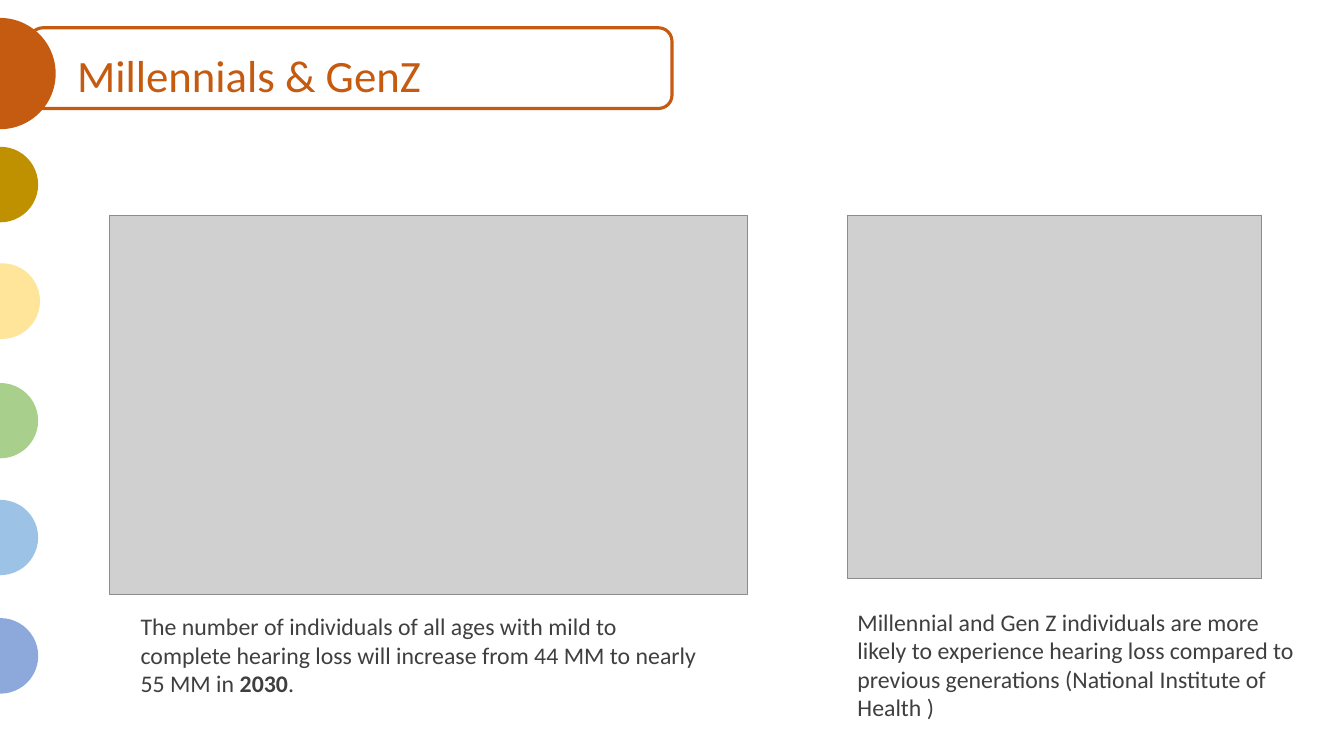
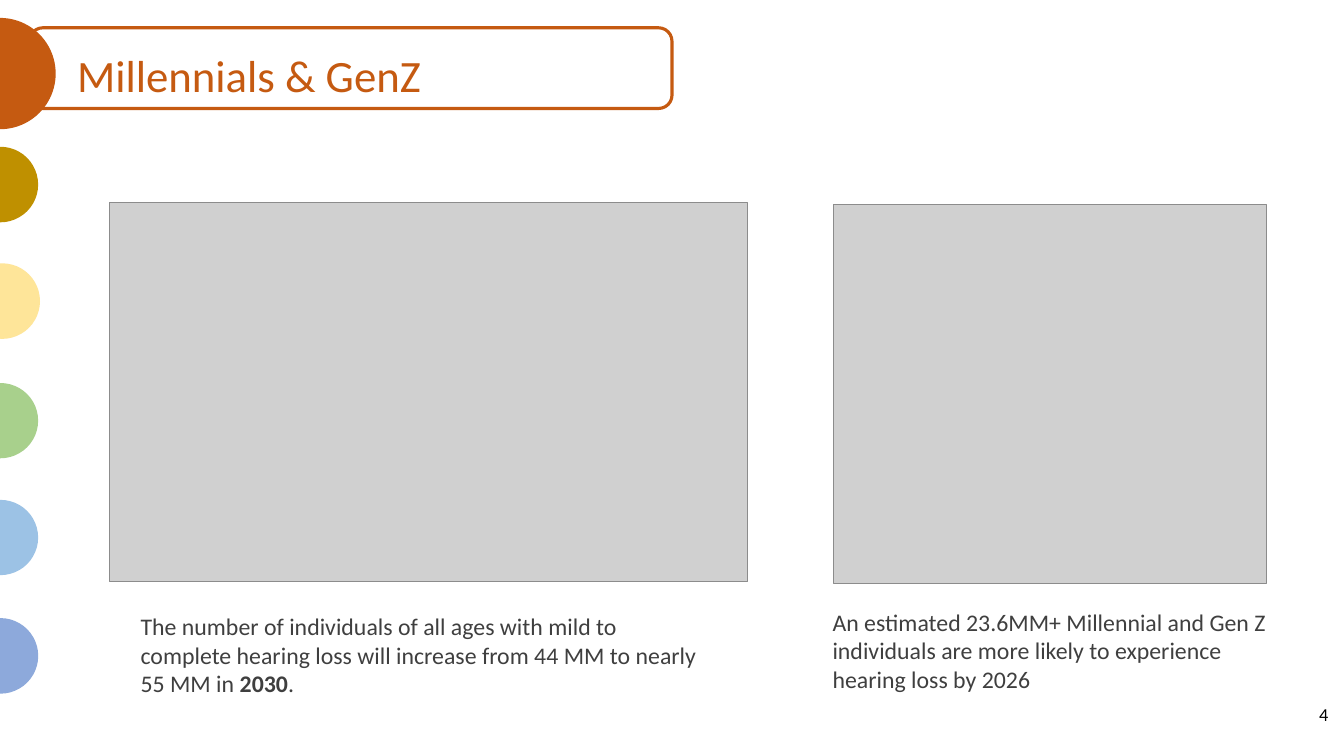
Before and after one commit to JaxWil24/Hearing_Aid_Accessibility, a slide deck: slide 4 of Presentation/FP_Powerpoint.pptx (slide 5 before the commit). Drawn at 1344x756 pixels with LibreOffice and Linux fonts; fonts in the diff are those of the drawing; grey boxes stand for pictures. Boxes give left, top, right and bottom in pixels: in the first picture for what was removed or moved away, otherwise in the second. Text is boxed around its words. In the diff, an @@ line names an element or a change of style, - is before the commit and + after.

```diff
--- a/Presentation/FP_Powerpoint.pptx
+++ b/Presentation/FP_Powerpoint.pptx
@@ picture: place and size @@
-picture at (109, 216, 748, 595)
+picture at (109, 203, 748, 582)
@@ picture: place and size @@
-picture at (848, 216, 1262, 580)
+picture at (834, 205, 1266, 584)
@@ text at (833, 614, 1265, 692): text changed @@
-Millennial and Gen Z individuals are more likely to experience hearing loss compared to previous generations (National Institute of Health )
+An estimated 23.6MM+ Millennial and Gen Z individuals are more likely to experience hearing loss by 2026
@@ page number added at (1319, 709, 1328, 721), 13 pt, text #000000 @@
+4
```
Also in this commit, not shown: 14 other slides changed, 1 slide removed.
